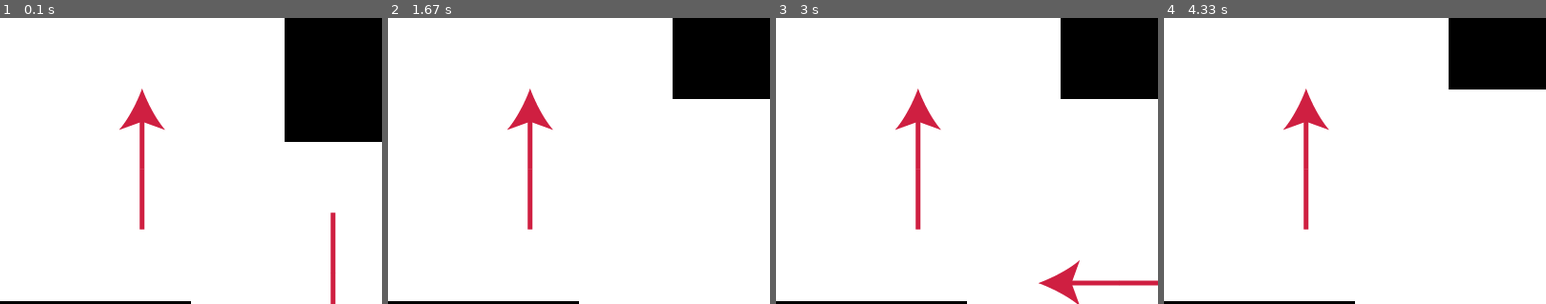
Above: before the commit, frames 1-4 (left to right).
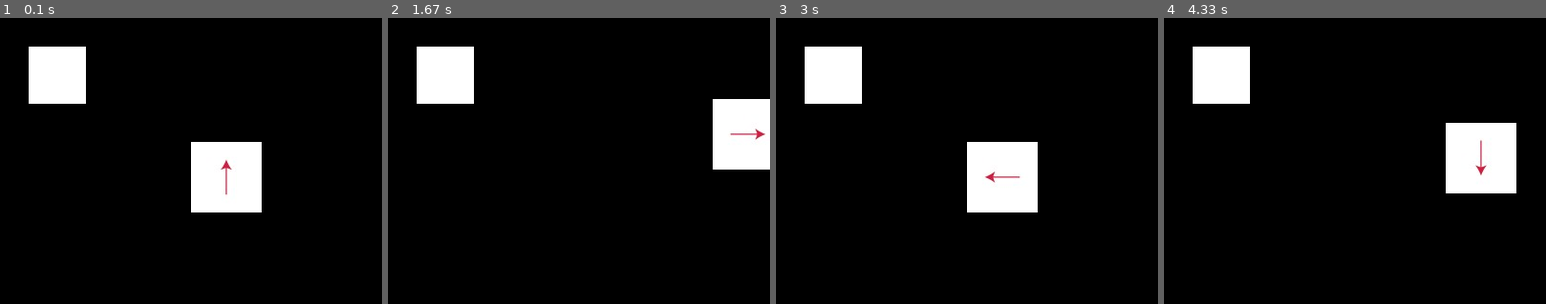
Above: after the commit, the same moments.

Repository: HernandezCU/PygameExamples
Game: pygame game, started from s.py
The game is run twice, just before and just after one commit, with the same random seed, the same clock (stepped at 60 frames per second) and the same inputs.
Inputs:
- Up to frame 1 (0.1 s): no input
- Up to frame 2 (1.67 s): hold Right 0.33-0.8 s; hold Up 0.83-1.13 s; hold Right 1.17-1.63 s
- Up to frame 3 (3 s): hold Left 1.67-2.2 s; hold Down 2.23-2.53 s; hold Left 2.57-2.97 s
- Up to frame 4 (4.33 s): hold Up 3-3.37 s; hold Right 3.4-4.03 s; hold Down from 4.07 s (still down)

The runs differ from the first frame. In frame 1, 81% of the frame differs, in the area x 0-100%, y 0-100%; in frame 2, 86%; in frame 3, 85%; in frame 4, 86%.

Commit message:
sadasdsadas

Diff:
--- a/main.py
+++ b/main.py
@@ -22,7 +22,7 @@
 pygame.display.set_caption('Image')
 
 # create a surface object, image is drawn on it.
-image = pygame.image.load('E:\PygameExamples\psyduck.png')
+image = pygame.image.load('left.jpg')
 
 # infinite loop
 while True:
--- a/s.py
+++ b/s.py
@@ -1,33 +1,63 @@
 import pygame, sys, time
+import pygame.rect
 from pygame.locals import *
 
 pygame.init()
 
-FPS=30
-fpsClock=pygame.time.Clock()
+FPS = 30
+fpsClock = pygame.time.Clock()
 
-width=400
-height=300
-DISPLAYSURF=pygame.display.set_mode((width,height),0,32)
+width = 400
+height = 300
+DISPLAYSURF = pygame.display.set_mode((width, height), 0, 32)
 pygame.display.set_caption('Animation')
-background=pygame.image.load('up.png')
 
 
-UP='up'
-LEFT='left'
-RIGHT='right'
-DOWN='down'
+sprite = pygame.image.load('up.jpg')
 
-sprite=pygame.image.load('down.png')
-spritex=200
-spritey=130
-direction=DOWN
+spritex = 200
+spritey = 130
+
+white = (255, 255, 255)
+black = (0, 0, 0)
+
+
+def check_collision(box: pygame.rect.Rect, player: pygame.rect.Rect):
+    oxv = [box.left, box.right]
+    oyv = [box.top, box.bottom]
+    pxv = [player.left, player.right]
+    pyv = [player.top, player.bottom]
+    print(oxv)
+    print(oyv)
+    print(pxv)
+    print(pyv)
+    if((pxv[0] > oxv[0]) and (pxv[0] < oxv[1])) or ((pxv[1] > oxv[0]) and (pxv[1] < oxv[1])):
+        if ((pyv[0] > oyv[0]) and (pyv[0] < oyv[1])) or ((pyv[1] > oyv[0]) and (pyv[1] < oyv[1])):
+            print("Collision")
+
+
+
+
+# def calculate_points(rect: pygame.rect.Rect):
+#     points = []
+#
+#     cmds = ['rect.topleft', 'rect.topright', 'rect.bottomleft', 'rect.bottomright',	'rect.midleft', 'rect.midright',
+#             'rect.midtop', 'rect.midbottom']
+#     for cmd in cmds:
+#         x = eval(cmd)
+#         points.append(x)
+#
+#     points.append((rect.centerx, rect.centery))
+#     return points
 
 
 while True:
-    DISPLAYSURF.blit(background,(0,0))
+    DISPLAYSURF.fill(black)
 
-    DISPLAYSURF.blit(sprite,(spritex,spritey))
+    DISPLAYSURF.blit(sprite, (spritex, spritey))
+    r = pygame.Rect(30,30,60,60)
+    x = pygame.draw.rect(DISPLAYSURF, white, r)
+    pygame.display.flip()
 
     for event in pygame.event.get():
         if event.type==QUIT:
@@ -36,13 +66,13 @@
 
         if event.type == KEYDOWN:
             if (event.key == pygame.K_LEFT):
-                sprite=pygame.image.load('left.png')
+                sprite=pygame.image.load('left.jpg')
             elif (event.key == pygame.K_RIGHT):
-                sprite=pygame.image.load('right.png')
+                sprite=pygame.image.load('right.jpg')
             elif (event.key == pygame.K_UP):
-                sprite=pygame.image.load('up.png')
+                sprite=pygame.image.load('up.jpg')
             elif (event.key == pygame.K_DOWN):
-                sprite=pygame.image.load('down.png')
+                sprite=pygame.image.load('down.jpg')
 
     keys_pressed = pygame.key.get_pressed()
 
@@ -58,5 +88,14 @@
     if keys_pressed[pygame.K_DOWN]:
         spritey += 5
 
+    # sprite_points = calculate_points(sprite.get_rect())
+    check_collision(r, sprite.get_rect())
+
+    # if x.colliderect(sprite.get_rect()):
+    #     print("Collision Detected!")
+    #     white = (255,0,0)
+    # else:
+    #     white = (255,255,255)
+
     pygame.display.update()
     fpsClock.tick(FPS)
Binary file added: down.jpg
Binary file removed: down.png
Binary file added: left.jpg
Binary file removed: left.png
Binary file added: right.jpg
Binary file removed: right.png
Binary file added: up.jpg
Binary file removed: up.png
